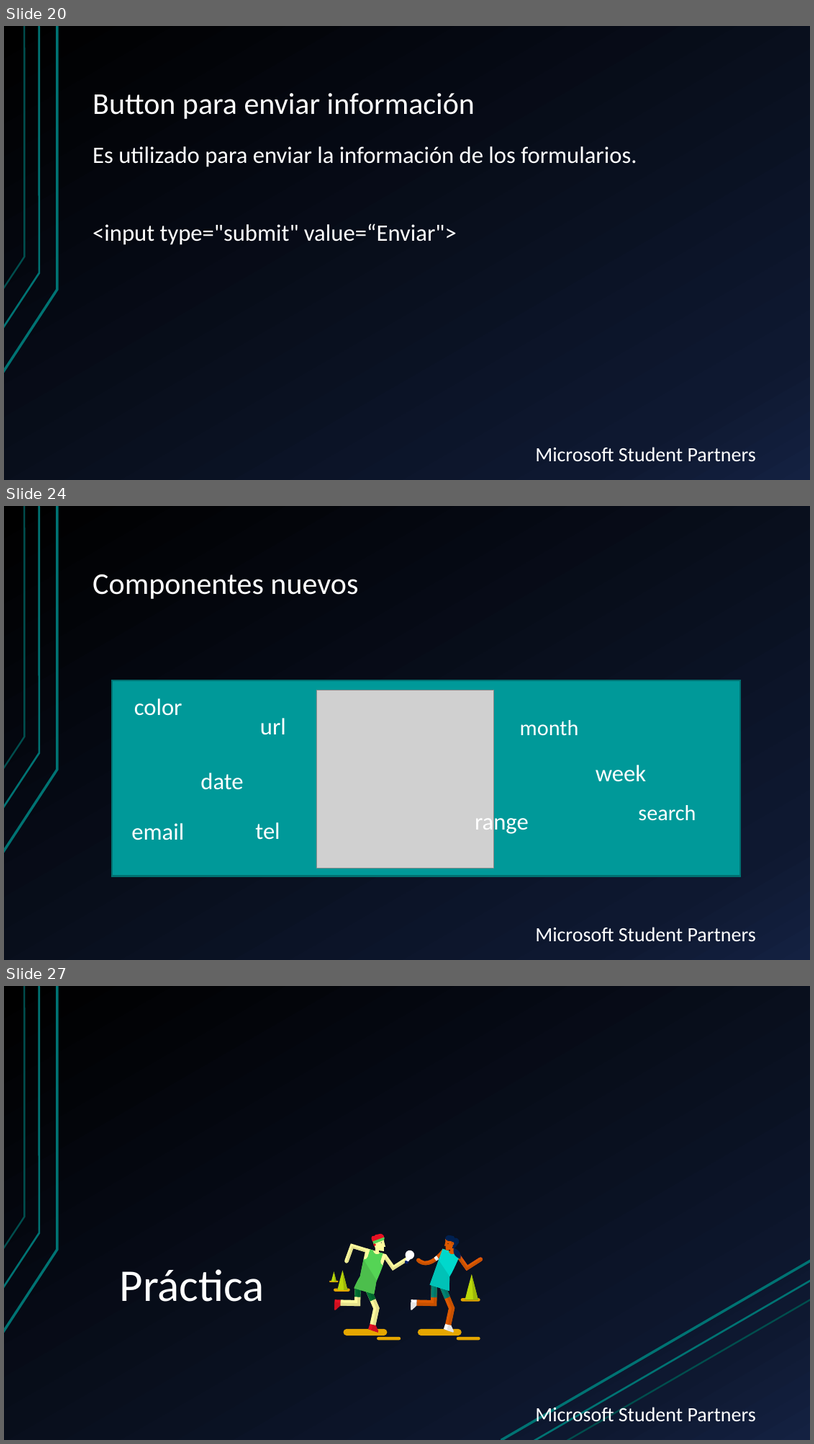
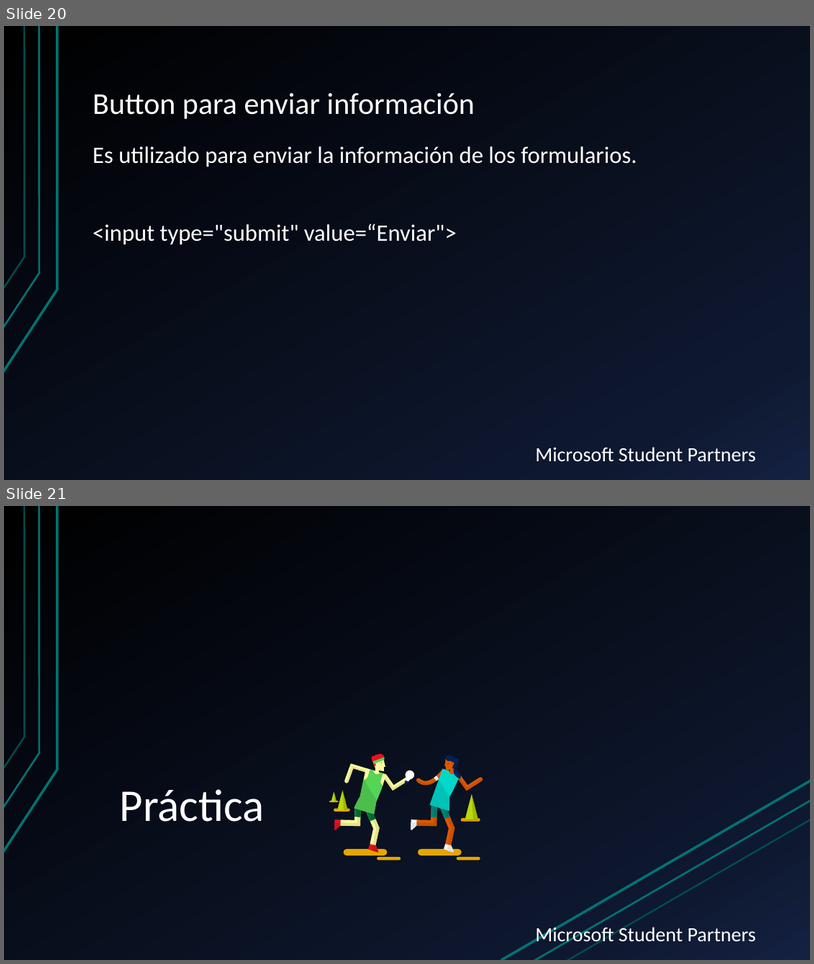
Before and after one commit to ccasbre27/Desarrollo-web-LAP, a slide deck: Semana 3/s03.ppsx. Shown one above the other, each under a label of ours: slides 20, 24 and 27 before the commit, slides 20 and 21 after it; the slides between them are not shown. The pictures are 814x1444 and 814x964 pixels, drawn with LibreOffice and Linux fonts; fonts in the diff are those of the drawing; grey boxes stand for pictures; background and template pictures are left out. Boxes give left, top, right and bottom in pixels: in the first picture for what was removed or moved away, otherwise in the second. Text is boxed around its words. In the diff, an @@ line names an element or a change of style, - is before the commit and + after.

```diff
--- a/Semana 3/s03.ppsx
+++ b/Semana 3/s03.ppsx
@@ slide 24 removed at (4, 506, 810, 960), background gradient #000000 to #0F1931 to #142242; not listed: 4 template elements that a slide beside it also shows @@
@@ title removed at (93, 574, 358, 599) @@
-Componentes nuevos
@@ rectangle removed at (112, 680, 741, 875) @@
@@ text removed at (134, 698, 183, 716) @@
-color
@@ picture removed at (316, 690, 494, 867) @@
@@ text removed at (260, 718, 286, 735) @@
-url
@@ text removed at (520, 720, 579, 736) @@
-month
@@ text removed at (596, 764, 646, 782) @@
-week
@@ text removed at (201, 772, 243, 790) @@
-date
@@ text removed at (638, 805, 696, 821) @@
-search
@@ text removed at (131, 823, 184, 840) @@
-email
@@ text removed at (255, 822, 280, 839) @@
-tel
@@ text removed at (475, 811, 529, 836) @@
-range
@@ what was slide 27 is now slide 21 @@
```
Also in this commit, not shown: 1 slide changed, 1 slide added, 5 other slides removed.
